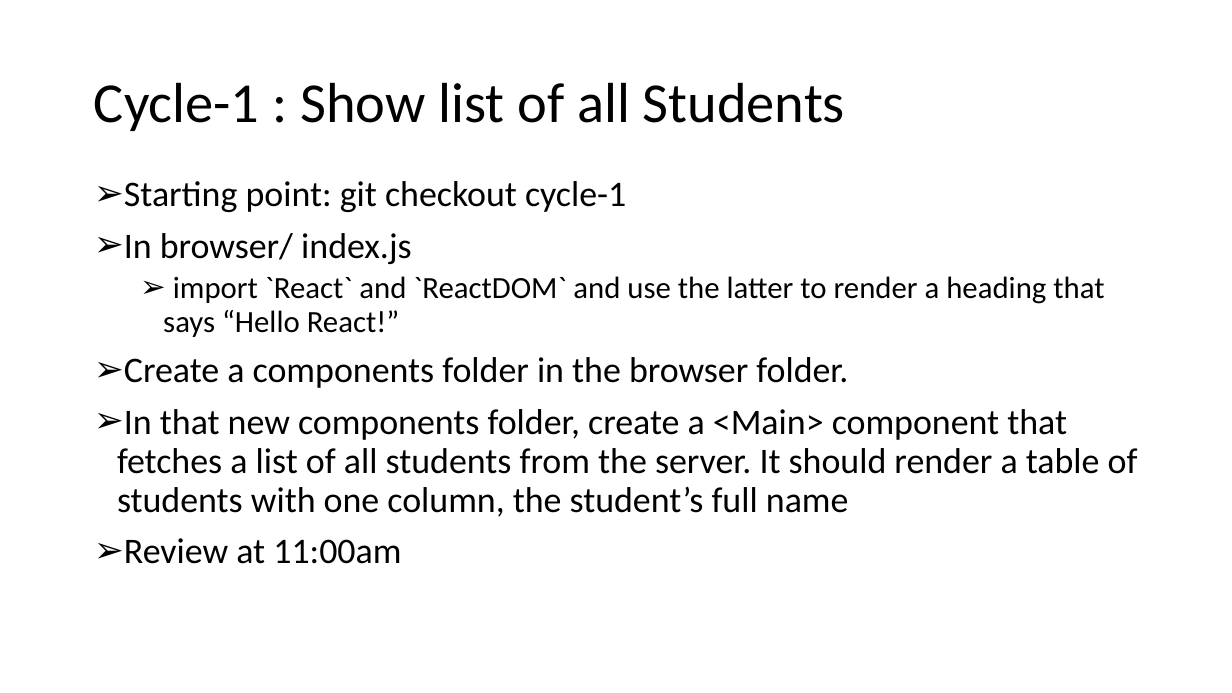
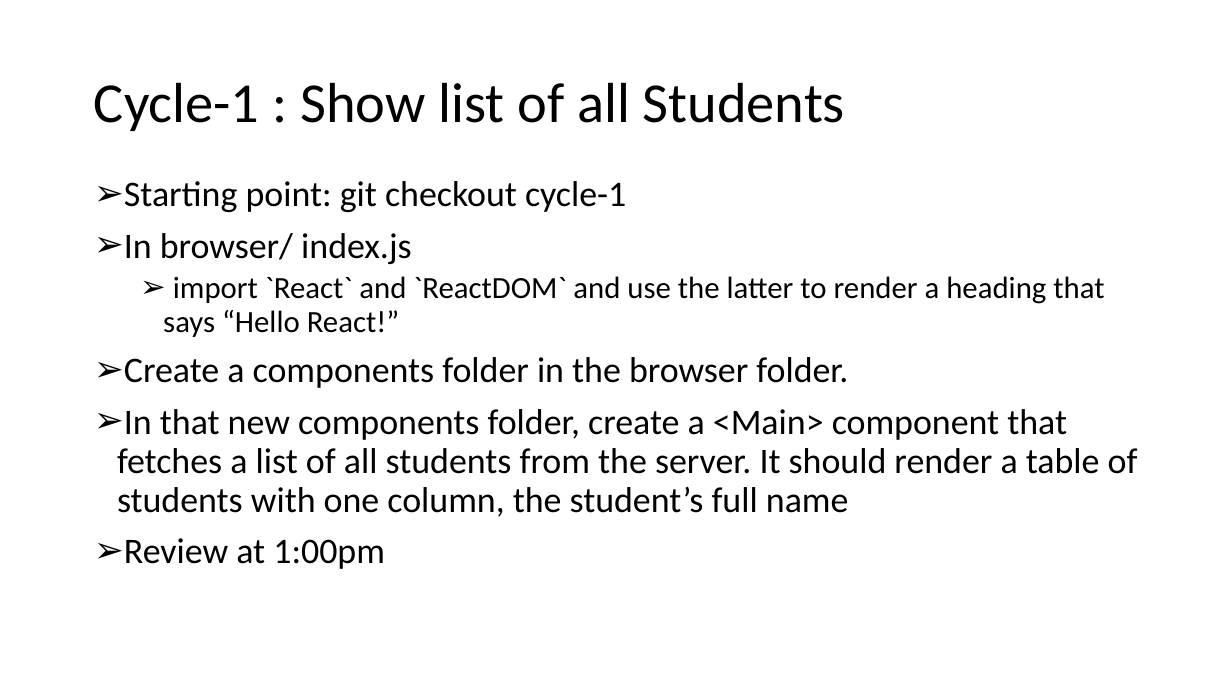
Before and after one commit to FullstackAcademy/Study-Saturday-React, a slide deck: slide 3 of Study Staurday - w3.pptx. Drawn at 1232x693 pixels with LibreOffice and Linux fonts; fonts in the diff are those of the drawing. Boxes give left, top, right and bottom in pixels: in the first picture for what was removed or moved away, otherwise in the second. Text is boxed around its words. In the diff, an @@ line names an element or a change of style, - is before the commit and + after.

Commit message:
added student list react component

```diff
--- a/Study Staurday - w3.pptx
+++ b/Study Staurday - w3.pptx
@@ text at [124, 538, 385, 569]: text changed @@
-➢ Review at 11:00am
+➢ Review at 1:00pm
```
Also in this commit, not shown: 1 other slide changed, 1 slide removed, 6 other files.
